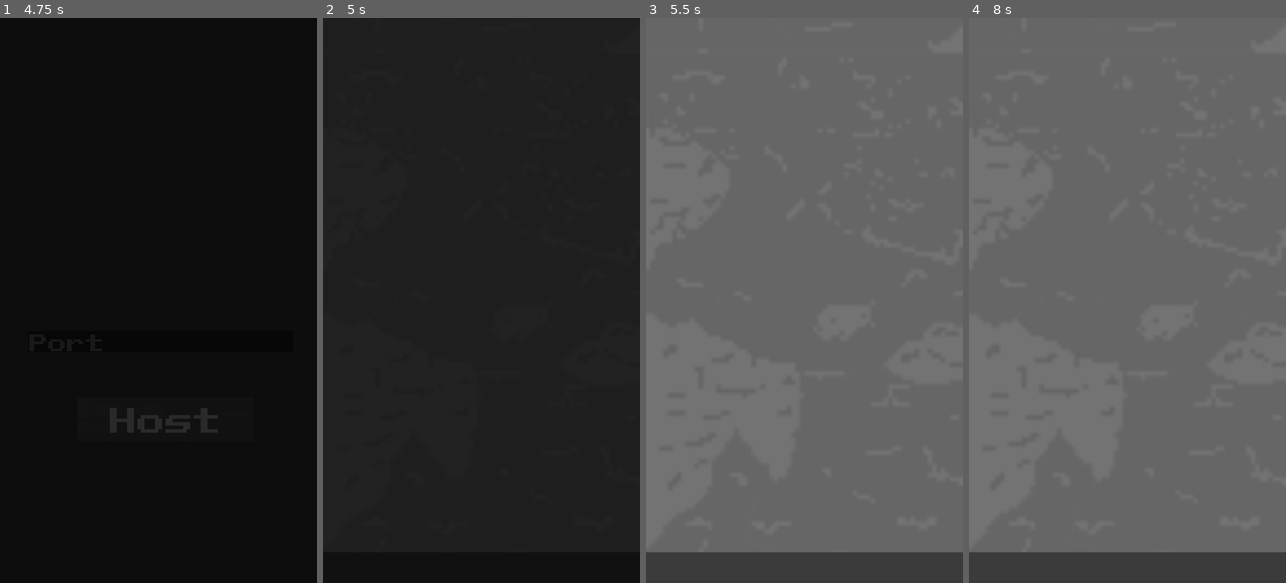
Above: before the commit, frames 1-4 (left to right).
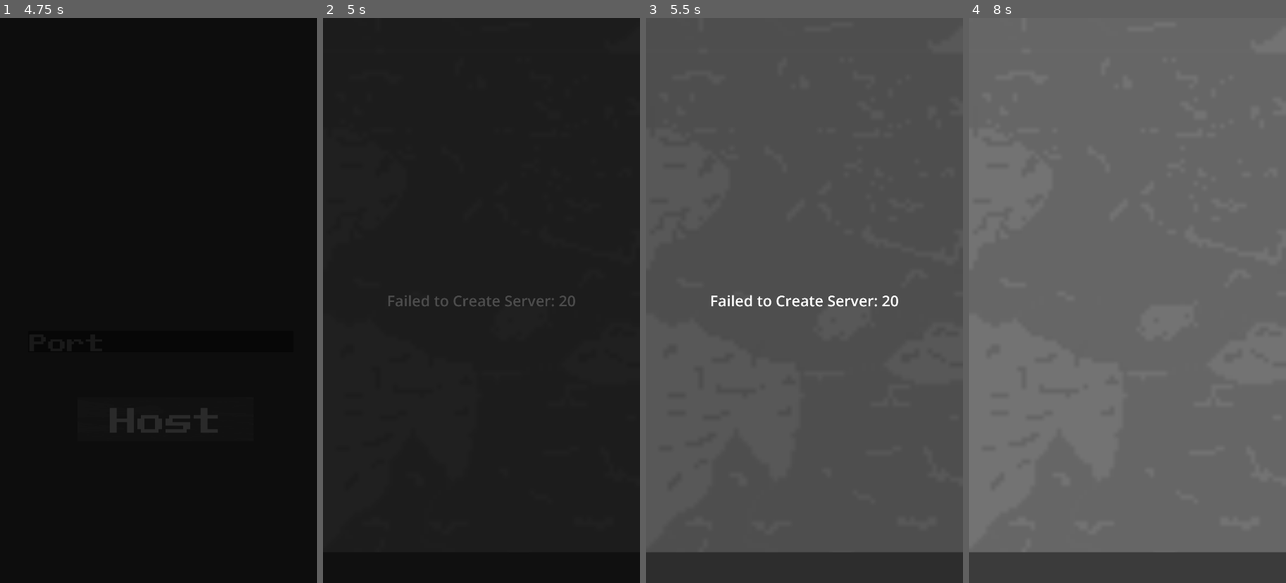
Above: after the commit, the same moments.

Repository: Koloss0/Out-Of-The-Gutter
Game: Godot game, scene res://Scenes/title_page.tscn
Same seed, same stepped clock (60 frames per second), same inputs: the game is played once before the commit and once after it.
Inputs (mouse positions are in pixels of both pictures, inside the frame that each line leads up to):
- Up to frame 1 (4.75 s): click "START" at 0.5 s; move the mouse to (228, 272) at 1.27 s; click (228, 272) at 1.42 s; tap Enter at 2 s; move the mouse to (95, 328) at 2.02 s; click (95, 328) at 2.17 s; click "HOST" at 2.75 s; click (161, 340) at 3.52 s; type "12" at 3.6 s; click "Host" at 4.25 s
- Up to frame 2 (5 s): no input
- Up to frame 3 (5.5 s): move the mouse to (836, 176) at 5.02 s; click (836, 176) at 5.17 s
- Up to frame 4 (8 s): tap Space at 5.75, 7.25 s; move the mouse to (1111, 413) at 5.77 s; click (1111, 413) at 5.92 s; tap Enter at 6.5 s; move the mouse to (1222, 385) at 6.52 s; click (1222, 385) at 6.67 s; move the mouse to (1032, 215) at 7.27 s; click (1032, 215) at 7.42 s

Frame 1 is identical in both runs. In frame 2, 0.3% of the frame differs, in the area x 20-80%, y 49-51%; in frame 3, 26%, in the area x 0-100%, y 0-95%; in frame 4, nothing differs.
Error before the commit: Parse Error: Mixed use of tabs and spaces for indentation. (res://Scripts/GamePage.gd:10)
Error after the commit: Out of bounds get index '1' (on base: 'Dictionary') (res://Scripts/GamePage.gd:17)

Commit message:
Fix Parse Errors

Diff:
--- a/Scripts/GamePage.gd
+++ b/Scripts/GamePage.gd
@@ -8,12 +8,8 @@
 	Net.peer_disconnected.connect(on_peer_disconnected)
 	Net.connected_to_server.connect(on_connected_to_server)
 	Net.connection_failed.connect(on_connection_failed)
+	Net.server_disconnected.connect(on_server_disconnected)
 
-	 connected_to_server()
-signal connection_failed()
-signal peer_connected(peer_id: int)
-signal peer_disconnected(peer_id: int)
-signal server_disconnected()
 	Net.start()
 	MusicPlayer.play_Lobby_music()
 
@@ -25,3 +21,15 @@
 	if !is_multiplayer_authority():
 		var player_info = Net.player_data[peer_id]
 		world.spawn_player(player_info)
+
+func on_peer_disconnected(peer_id: int):
+	pass
+
+func on_connected_to_server():
+	pass
+
+func on_connection_failed():
+	pass
+
+func on_server_disconnected():
+	pass
